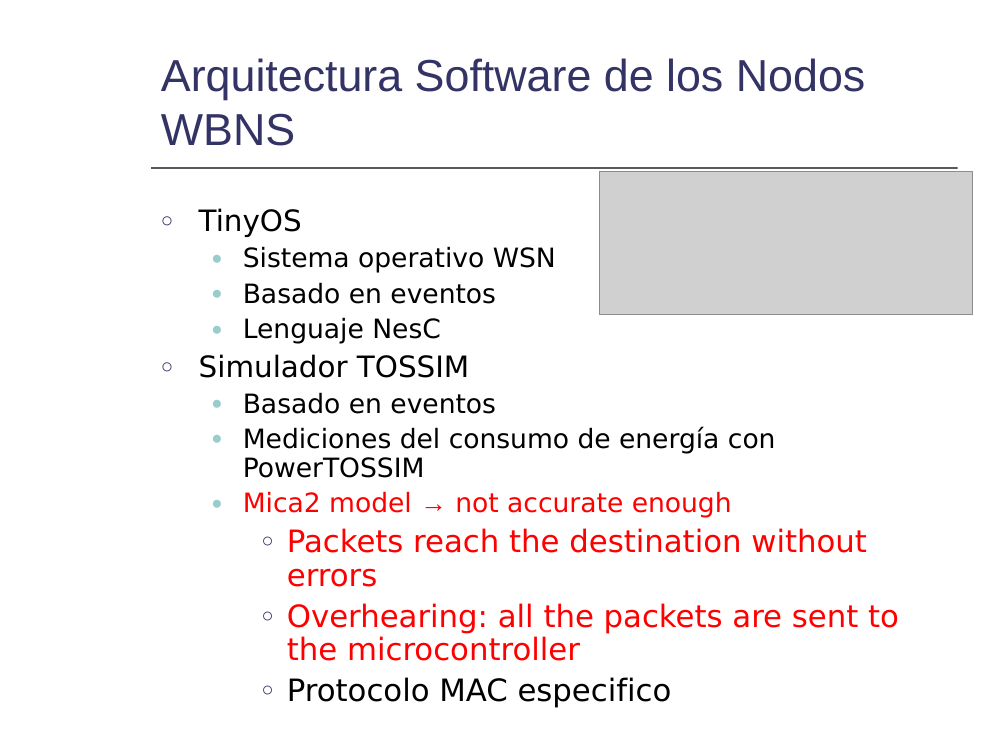
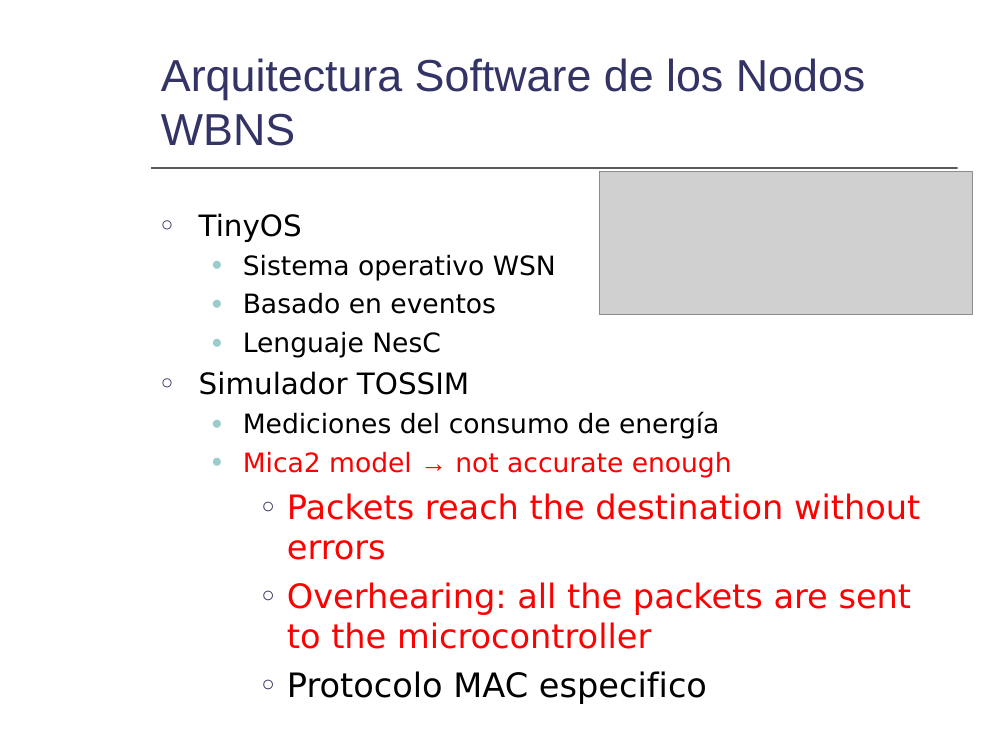
Before and after one commit to mmja/redsensores, a slide deck: slide 6 of Memoria/Consumo.ppt (slide 5 before the commit). Drawn at 1008x756 pixels with LibreOffice and Linux fonts; fonts in the diff are those of the drawing; grey boxes stand for pictures. Boxes give left, top, right and bottom in pixels: in the first picture for what was removed or moved away, otherwise in the second. Text is boxed around its words. In the diff, an @@ line names an element or a change of style, - is before the commit and + after.

```diff
--- a/Memoria/Consumo.ppt
+++ b/Memoria/Consumo.ppt
@@ text at (199,213,920,704): size 22 to 24 pt in "Packets reach the destination without errors", "Overhearing: all the packets are sent to ...", "Protocolo MAC especifico"; line spacing 0.9 to 1 @@
@@ text at (243,412,719,439): text changed @@
-  ● Basado en eventos
-  ● Mediciones del consumo de energía con PowerTOSSIM
+  ● Mediciones del consumo de energía
```
Also in this commit, not shown: 5 other slides changed, 6 slides added, 4 slides removed.
